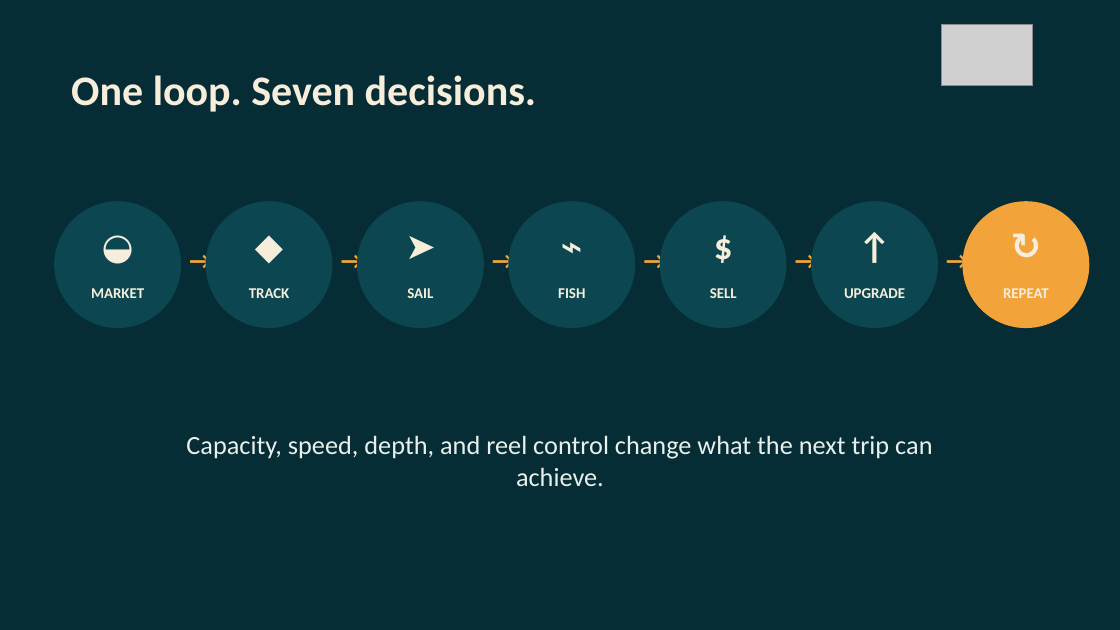
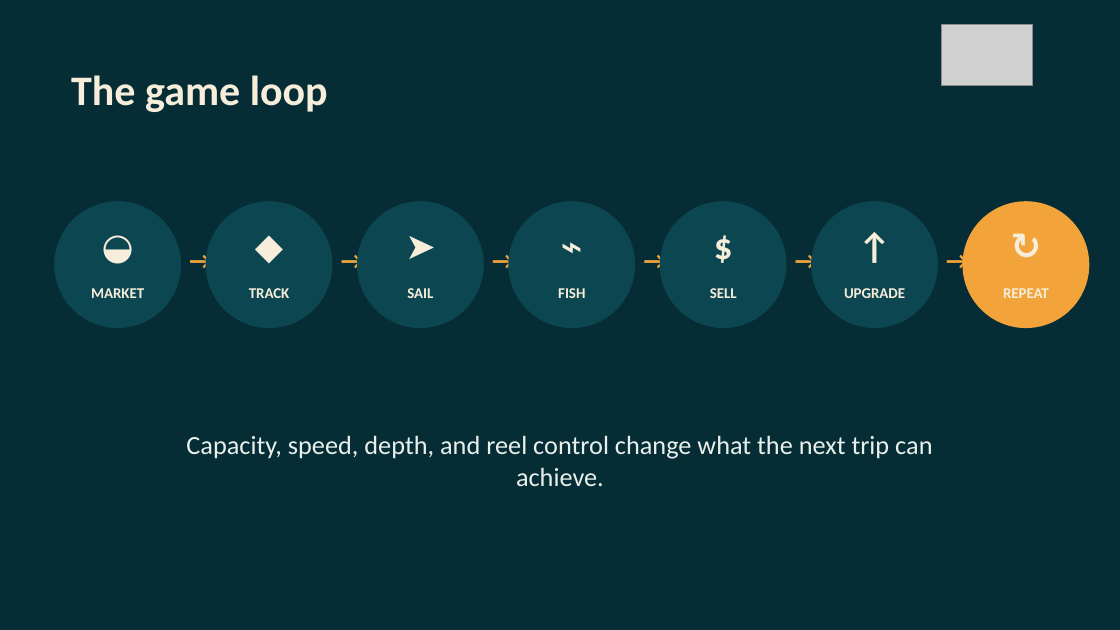
Before and after one commit to Prunty2/GameCompNew, a slide deck: slide 3 of output/presentation/FSHING-Elevator-Pitch.pptx. Drawn at 1120x630 pixels with LibreOffice and Linux fonts; fonts in the diff are those of the drawing; grey boxes stand for pictures. Boxes give left, top, right and bottom in pixels: in the first picture for what was removed or moved away, otherwise in the second. Text is boxed around its words. In the diff, an @@ line names an element or a change of style, - is before the commit and + after.

Commit message:
docs: rename game loop slide

```diff
--- a/output/presentation/FSHING-Elevator-Pitch.pptx
+++ b/output/presentation/FSHING-Elevator-Pitch.pptx
@@ text at [71,75,328,112]: text changed @@
-One loop. Seven decisions.
+The game loop
```
Also in this commit, not shown: 1 other file.
